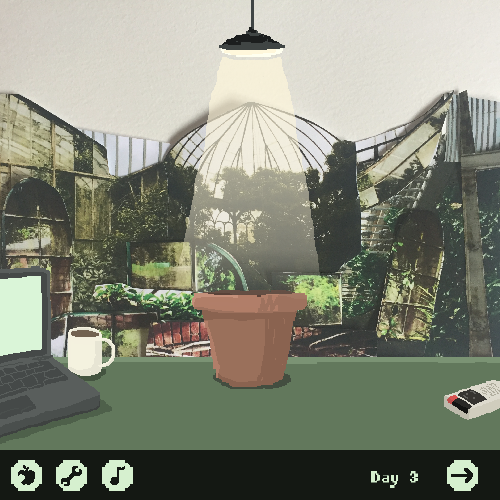
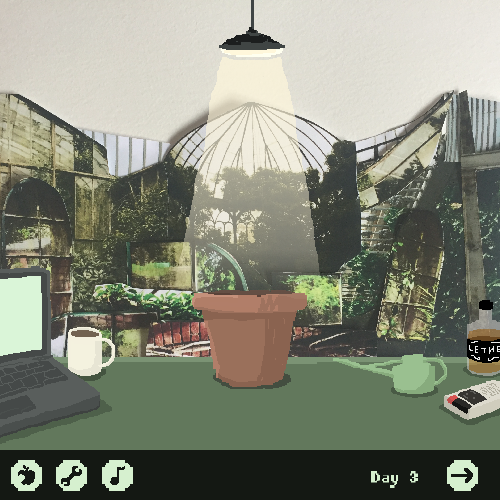
Two versions of the same layered image (500x500). Layer-by-layer changes:
added layer "watering can" above "whiskey" over [333, 354, 447, 398]
added layer "whiskey" above "cassette player" over [463, 300, 500, 378]
renamed "Layer 12" to "cassette player", painted on it over [439, 380, 500, 425]
